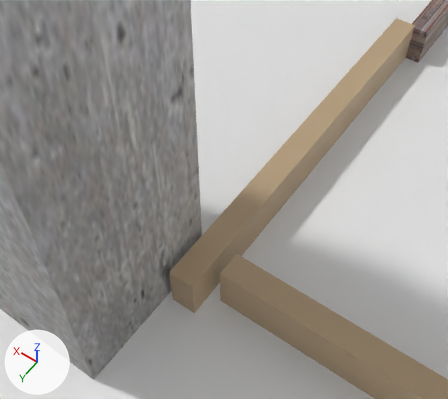
The Blender file server/resources/gltf/blend/flora_square.blend, before and after one commit.
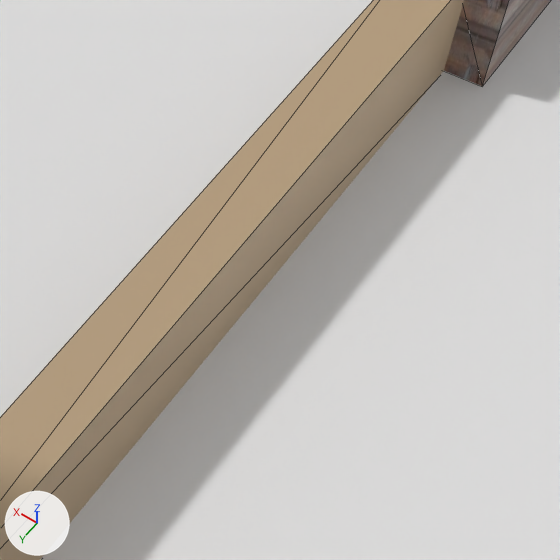
There are two pictures of each version: one from a 50 mm lens placed at (-13.19, 40.32, 22.94), pointed at (-2.58, 25.46, -0.41), one close up on the part from 58% to 99% of the width and 9% to 55% of the height. Every picture has the same lights, and +X, +Y and +Z are marked at lower left. The close-ups show mesh edges as thin lines.

The older version as bpy lines, for what is in view:
```python
me_cube_001 = bpy.data.meshes.new('Cube.001')
me_cube_001.from_pydata(...)  # 24 vertices, 12 faces; spans x -1.0..1.0, y -1.0..1.0, z -1.0..1.0
me_cube_001.materials.append(mat_ground)  # white #e7e7e7
me_cube_013 = bpy.data.meshes.new('Cube.013')
me_cube_013.from_pydata(...)  # 24 vertices, 12 faces; spans x -1.0..1.0, y -1.0..1.0, z -1.0..1.0
me_cube_013.materials.append(mat_door)  # picture img_wooden_door
me_cube_027 = bpy.data.meshes.new('Cube.027')
me_cube_027.from_pydata(...)  # 24 vertices, 12 faces; spans x -1.0..1.0, y -1.0..1.0, z -1.0..1.0
me_cube_027.materials.append(mat_building_011)  # beige #bba282
ob_building_3_011 = bpy.data.objects.new('Building 3.011', me_cube_027)
ob_building_3_011.location = (-4.84, 21.67, 1.51)
ob_building_3_011.rotation_euler = (0.0, 0.0, 1.571)  # degrees (0, 0, 90)
ob_building_3_011.scale = (9.76, 0.553, 1.07)
ob_door_spawn_2 = bpy.data.objects.new('Door-Spawn-2', me_cube_013)
ob_door_spawn_2.location = (-5.64, 8.73, 1.49)
ob_door_spawn_2.rotation_euler = (0.0, 0.0, 1.571)  # degrees (0, 0, 90)
ob_door_spawn_2.scale = (3.27, 0.519, 1.0)
ob_ground = bpy.data.objects.new('Ground', me_cube_001)
ob_ground.location = (0.04, -0.84, 0.0)
ob_ground.rotation_euler = (0.0, -3.142, 0.0)  # degrees (0, -180, 0)
ob_ground.scale = (-252.0, -147.0, -0.5)
```
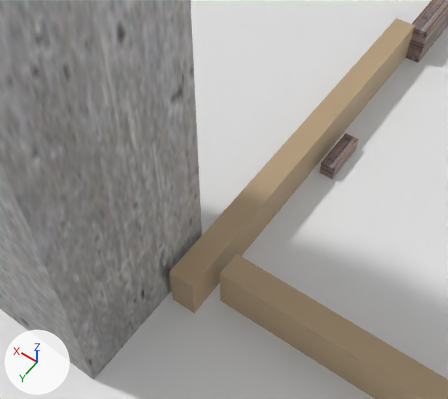
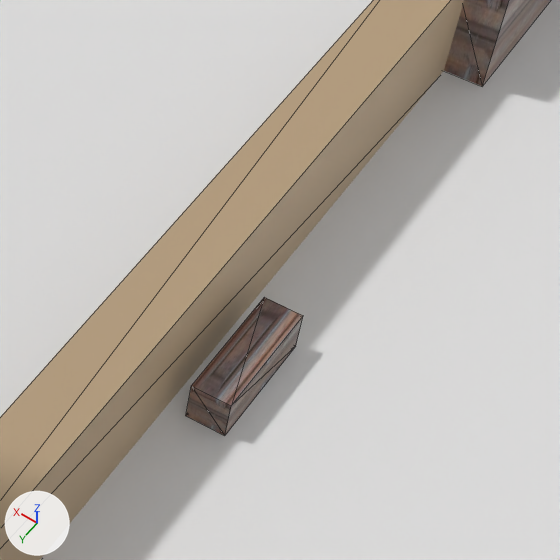
Where the change shows, as pixel boxes (x1, y1, x2, y2) in the close-ups (560 x 560 px):
```json
{"object": "Door-Spawn-2.001", "change": "added", "after": [186, 297, 303, 436]}
```

The change, as JSON lines over the scene's bpy script:
```json
{"op": "add", "block": "img_wooden_door_001", "code": ["img_wooden_door_001 = load_image('wooden-door.001', '_unpacked/wooden-door.001', 256, 512, 'sRGB')"]}
{"op": "add", "block": "mat_door_002", "code": ["mat_door_002 = principled_material('Door.002')", "mat_door_002.texture = img_wooden_door_001"]}
{"op": "add", "block": "me_cube_035", "code": ["me_cube_035 = bpy.data.meshes.new('Cube.035')", "me_cube_035.from_pydata(...)  # 24 vertices, 12 faces; spans x -1.0..1.0, y -1.0..1.0, z -1.0..1.0", "me_cube_035.materials.append(mat_door_002)  # picture img_wooden_door_001"]}
{"op": "add", "block": "ob_door_spawn_2_001", "code": ["ob_door_spawn_2_001 = bpy.data.objects.new('Door-Spawn-2.001', me_cube_035)", "ob_door_spawn_2_001.location = (-6.09, 20.93, 0.87)", "ob_door_spawn_2_001.rotation_euler = (0.0, 0.0, 1.571)  # degrees (0, 0, 90)", "ob_door_spawn_2_001.scale = (1.17, 0.353, 0.358)"]}
```
